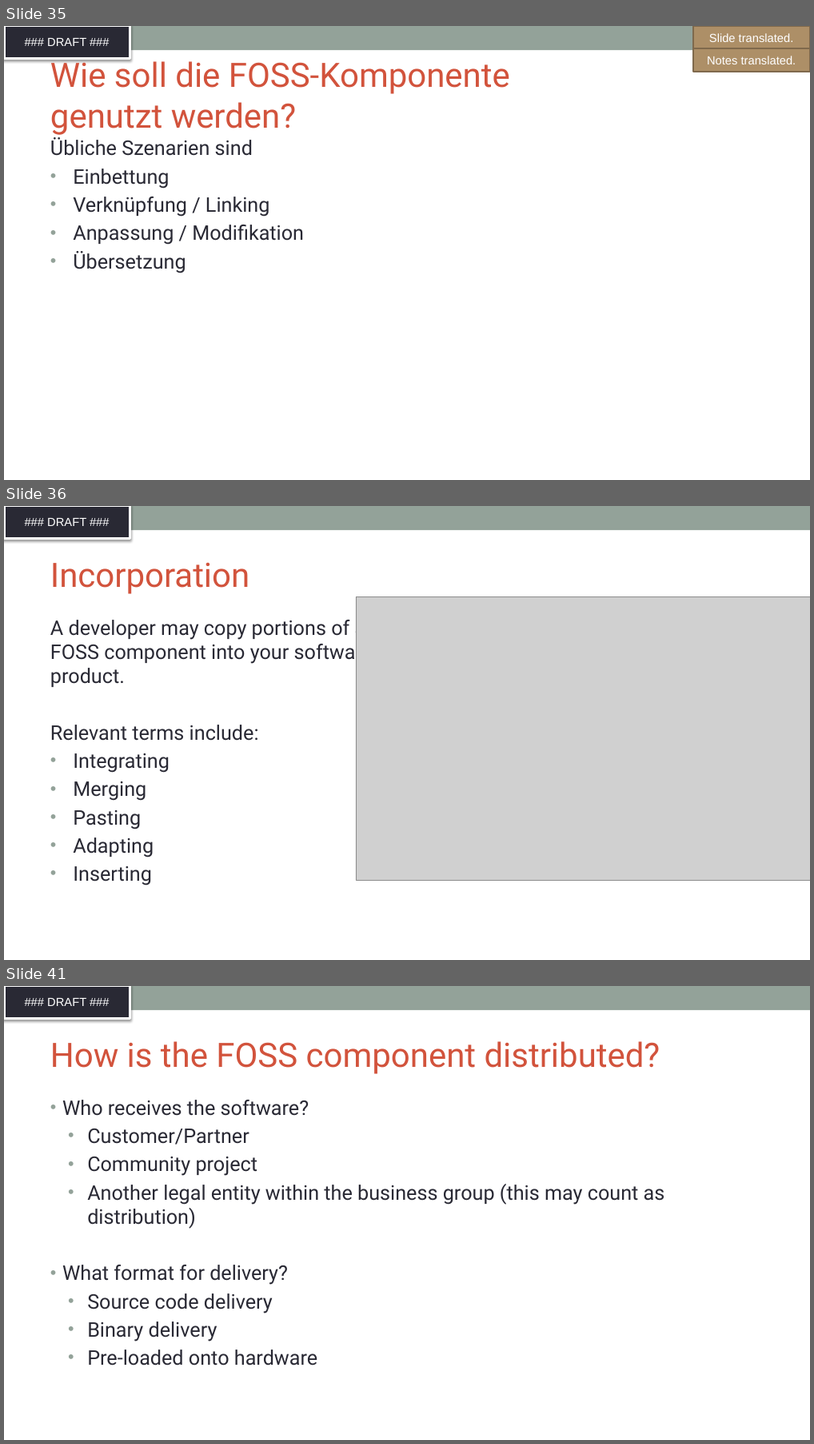
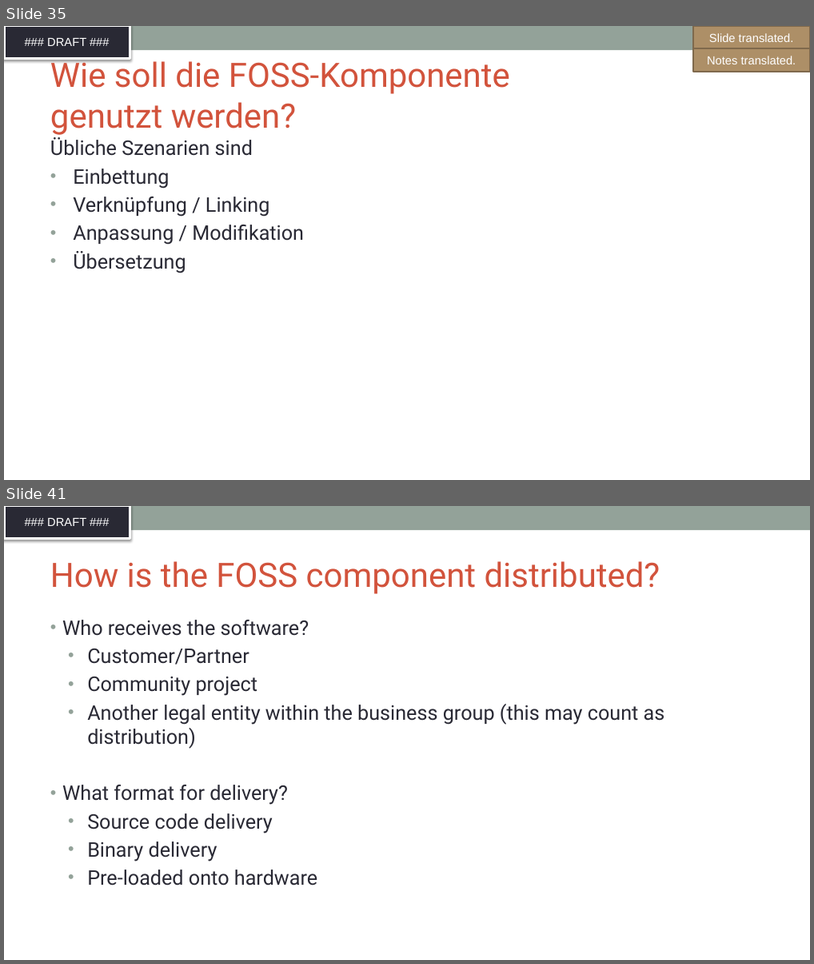
Before and after one commit to SThanheiser/curriculum, a slide deck: translation-DE/slides/DFT_openchain-curriculum-for-1-1_GER.pptx. Shown one above the other, each under a label of ours: slides 35, 36 and 41 before the commit, slides 35 and 41 after it; the slides between them are not shown. The pictures are 814x1444 and 814x964 pixels, drawn with LibreOffice and Linux fonts; fonts in the diff are those of the drawing; grey boxes stand for pictures; background and template pictures are left out. Boxes give left, top, right and bottom in pixels: in the first picture for what was removed or moved away, otherwise in the second. Text is boxed around its words. In the diff, an @@ line names an element or a change of style, - is before the commit and + after.

Commit message:
Translation of slides 32, 36-40

```diff
--- a/translation-DE/slides/DFT_openchain-curriculum-for-1-1_GER.pptx
+++ b/translation-DE/slides/DFT_openchain-curriculum-for-1-1_GER.pptx
@@ slide 36 removed at <box>4,506,810,960</box>, background #FFFFFF; not listed: 2 template elements that a slide beside it also shows @@
@@ title removed at <box>50,563,250,594</box> @@
-Incorporation
@@ picture removed at <box>356,597,810,880</box> @@
@@ text removed at <box>50,616,374,885</box> @@
-A developer may copy portions of a FOSS component into your software product.
-Relevant terms include:
-• Integrating
-• Merging
-• Pasting
-• Adapting
-• Inserting
```
Also in this commit, not shown: 1 slide changed, 5 slides added, 4 other slides removed.
